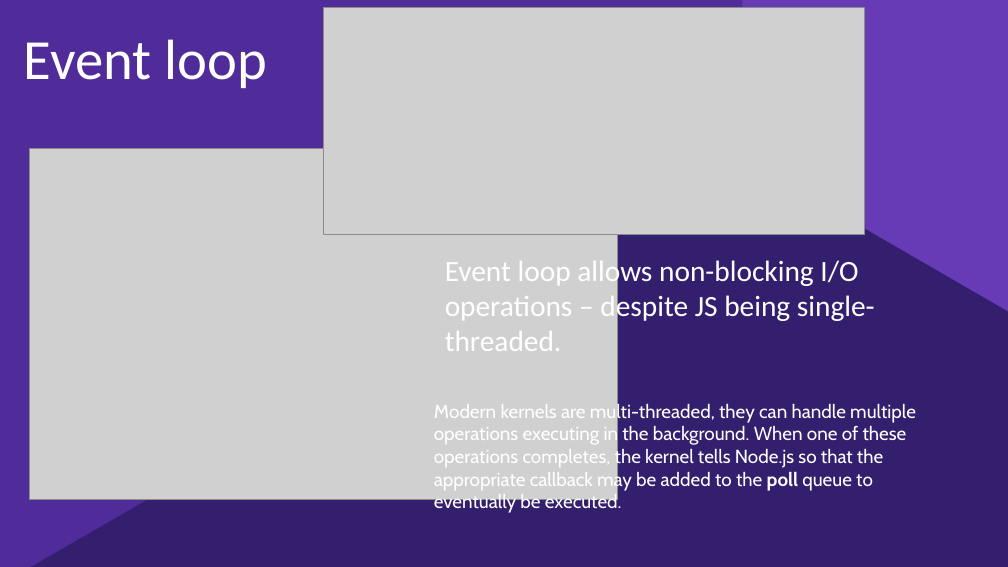
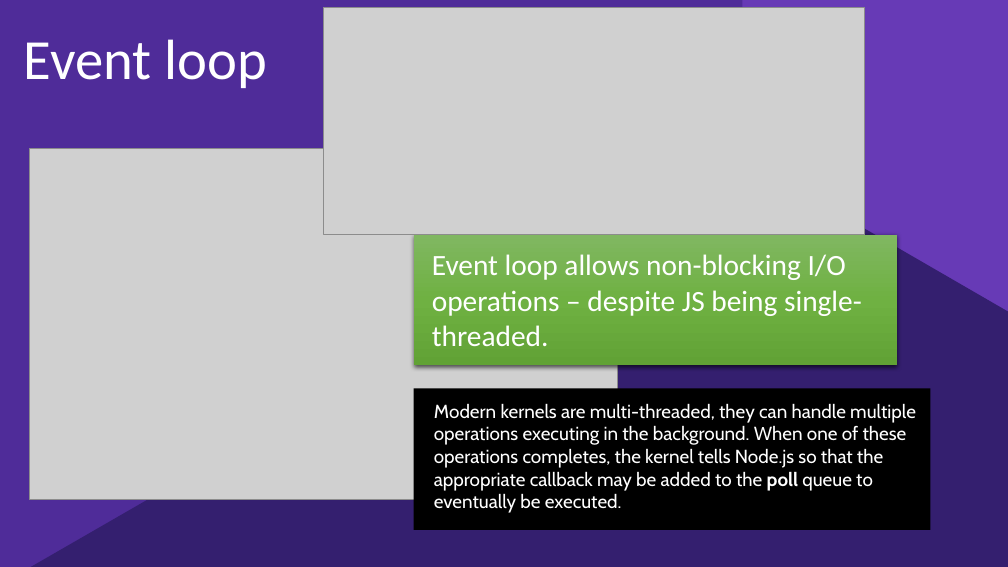
Before and after one commit to kjocevicius/nodejs-demo, a slide deck: slide 8 of nodejs.pptx. Drawn at 1008x567 pixels with LibreOffice and Linux fonts; fonts in the diff are those of the drawing; grey boxes stand for pictures; background and template pictures are left out. Boxes give left, top, right and bottom in pixels: in the first picture for what was removed or moved away, otherwise in the second. Text is boxed around its words. In the diff, an @@ line names an element or a change of style, - is before the commit and + after.

```diff
--- a/nodejs.pptx
+++ b/nodejs.pptx
@@ rectangle added at [414, 235, 897, 365], fill gradient #81B861 to #6FB242 to #62A336 @@
@@ text "Event loop allows non-blocking I/O ...": place and size @@
-text "Event loop allows non-blocking I/O ..." at [445, 256, 875, 351]
+text "Event loop allows non-blocking I/O ..." at [432, 254, 862, 346]
@@ rectangle added at [414, 389, 930, 530], fill #000000 @@
```
Also in this commit, not shown: 4 other slides changed, 4 slides added, 2 slides removed, 10 other files.
